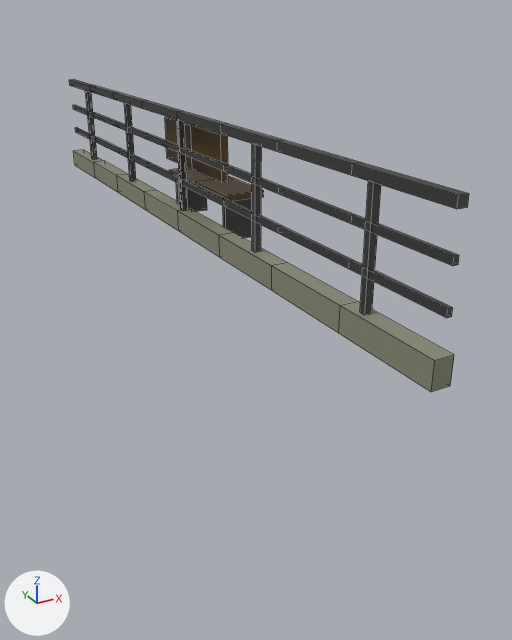
An edit to the FBX model unity/Assets/Models/Paths/p471/platform_wall.fbx, drawn before and after from the same camera.
Before and after are seen from a camera (50 mm lens) standing at (-8.39, -2.88, 3.65) and looking at (-4.94, 3.39, 0.52). Every picture has the same lights, and +X, +Y and +Z are marked at lower left. The first picture is the older version. Mesh edges are drawn as thin lines. Where no turn or scale is listed for an object, it has been applied to the vertices.

Names of what the first picture shows: 'p471_platform_wall'.
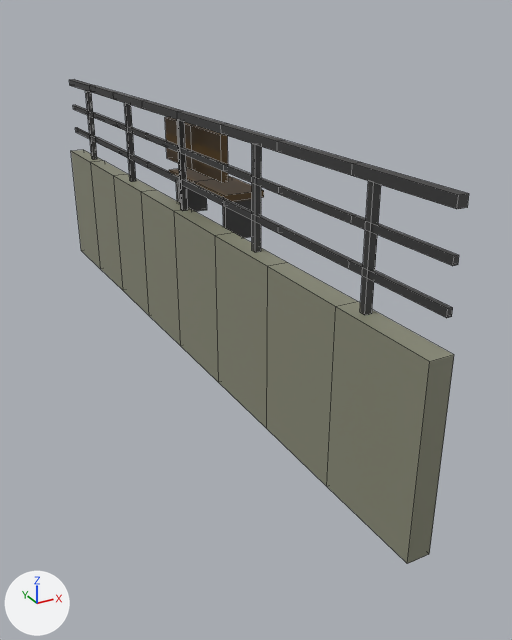
What the commit changed:
me_p461_platformwall_001 is used by ob_p471_platform_wall; location (0.0, 0.0, 0.0).
me_p461_platformwall_001 had 228 vertices, 202 faces and spanned x -5.56..-4.9, y 0.0..8.0, z 1.46..2.7.
me_p461_platformwall_001 now has 228 vertices, 202 faces and spans x -5.6..-4.9, y 0.0..8.0, z 0.1..2.7.
me_p461_platformwall_001 part 1: the loose piece of 36 vertices spanning x -5.56..-5.4, y 0.0..8.0, z 1.46..1.68 is scaled about its middle by (1.25, 1, 7.18), then moved by (-0.02, 0.0, -0.68).

Boxes [x1, y1, x2, y2] around the edits, measured in the pictures (512 x 640 px; the box of a moved part takes in the faces that stretch with it):
'p471_platform_wall', reshaped (55% taller)
    before: [69, 79, 469, 392]
    after: [69, 79, 469, 564]
part 1 of me_p461_platformwall_001, moved or reshaped
    before: [74, 150, 451, 392]
    after: [71, 150, 451, 564]
